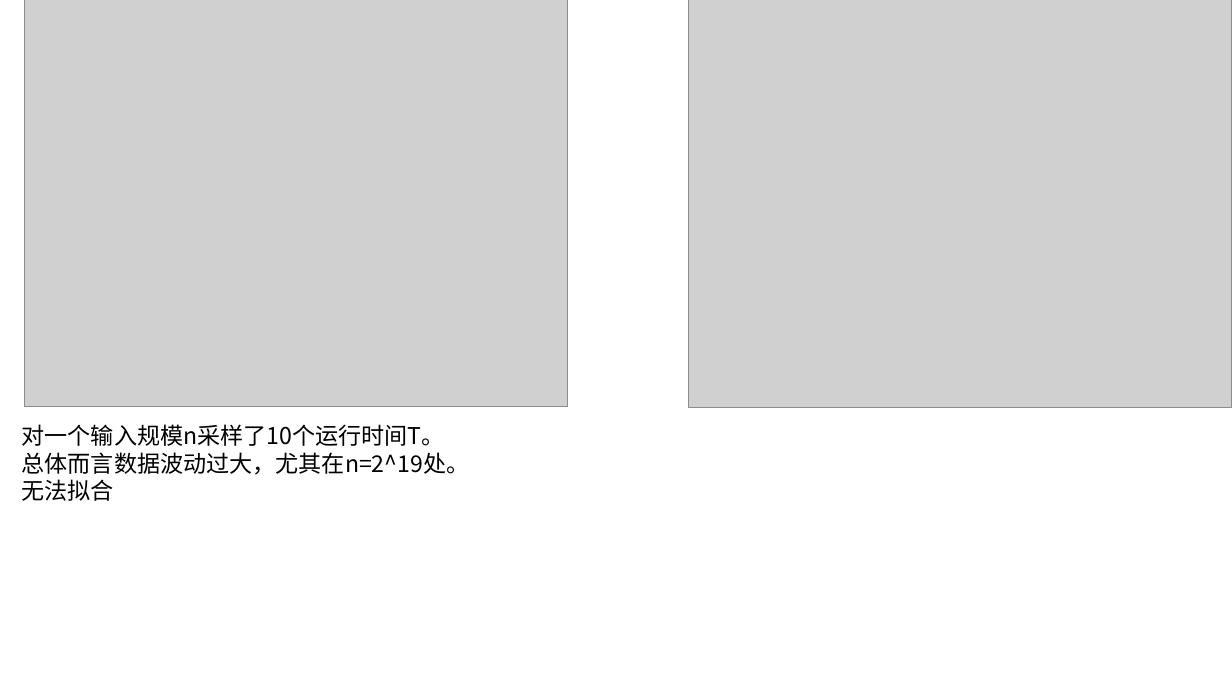
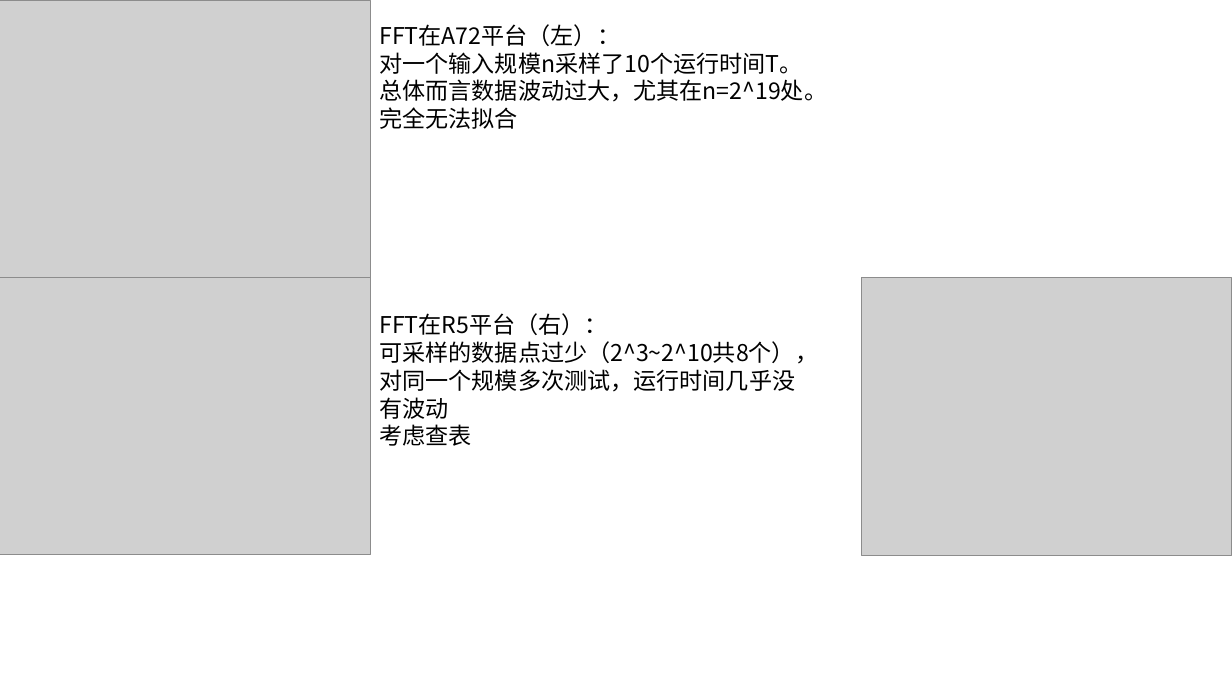
Before and after one commit to AE-26710/Time-Prediction, a slide deck: slide 48 of R5.pptx. Drawn at 1232x693 pixels with LibreOffice and Linux fonts; fonts in the diff are those of the drawing; grey boxes stand for pictures. Boxes give left, top, right and bottom in pixels: in the first picture for what was removed or moved away, otherwise in the second. Text is boxed around its words. In the diff, an @@ line names an element or a change of style, - is before the commit and + after.

Commit message:
11/4 Update
添加FFT在R5上的数据

```diff
--- a/R5.pptx
+++ b/R5.pptx
@@ picture: place and size @@
-picture at <box>25,0,568,408</box>
+picture at <box>0,0,371,278</box>
@@ text "FFT在A72平台（左）：": place and size @@
-text "FFT在A72平台（左）：" at <box>22,424,470,501</box>
+text "FFT在A72平台（左）：" at <box>379,24,827,129</box>
@@ text at <box>379,24,620,46</box>: paragraph added @@
+FFT在A72平台（左）：
@@ text at <box>379,107,518,129</box>: text changed @@
-无法拟合
+完全无法拟合
@@ picture: place and size @@
-picture at <box>689,0,1232,408</box>
+picture at <box>0,276,371,555</box>
@@ picture added at <box>862,278,1232,556</box> @@
@@ text added at <box>379,313,818,446</box>, 18 pt, text #000000 @@
+FFT在R5平台（右）：
+可采样的数据点过少（2^3~2^10共8个），
+对同一个规模多次测试，运行时间几乎没有波动
+考虑查表
```
Also in this commit, not shown: 2 other slides changed, 4 other files.
